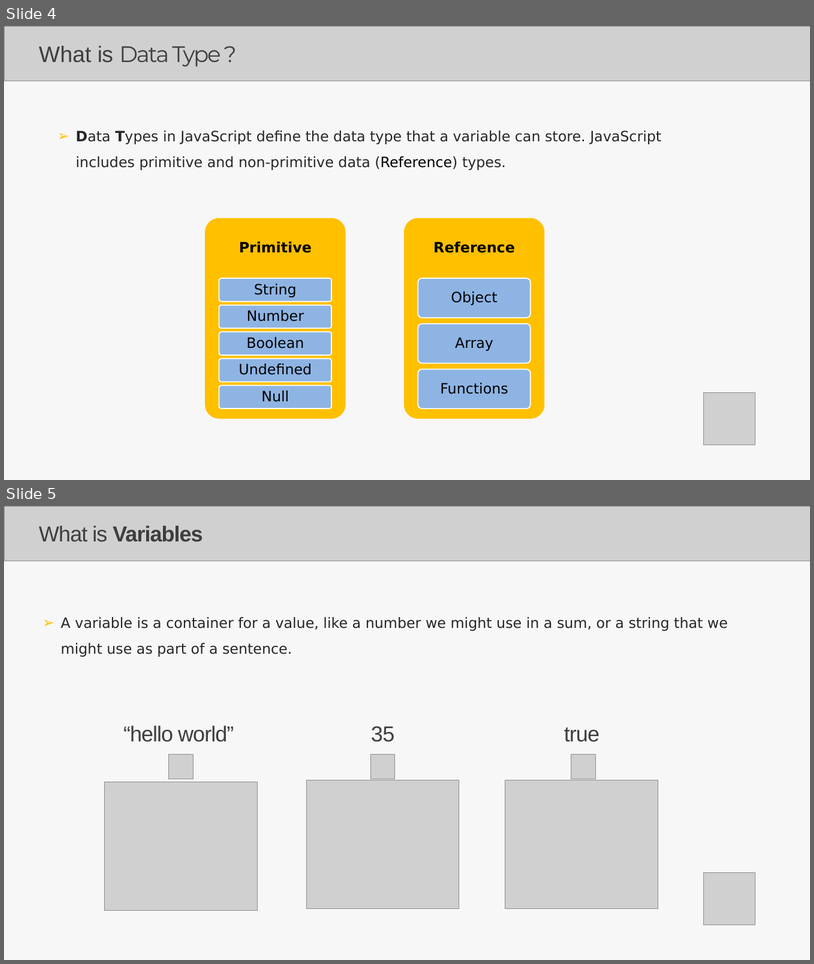
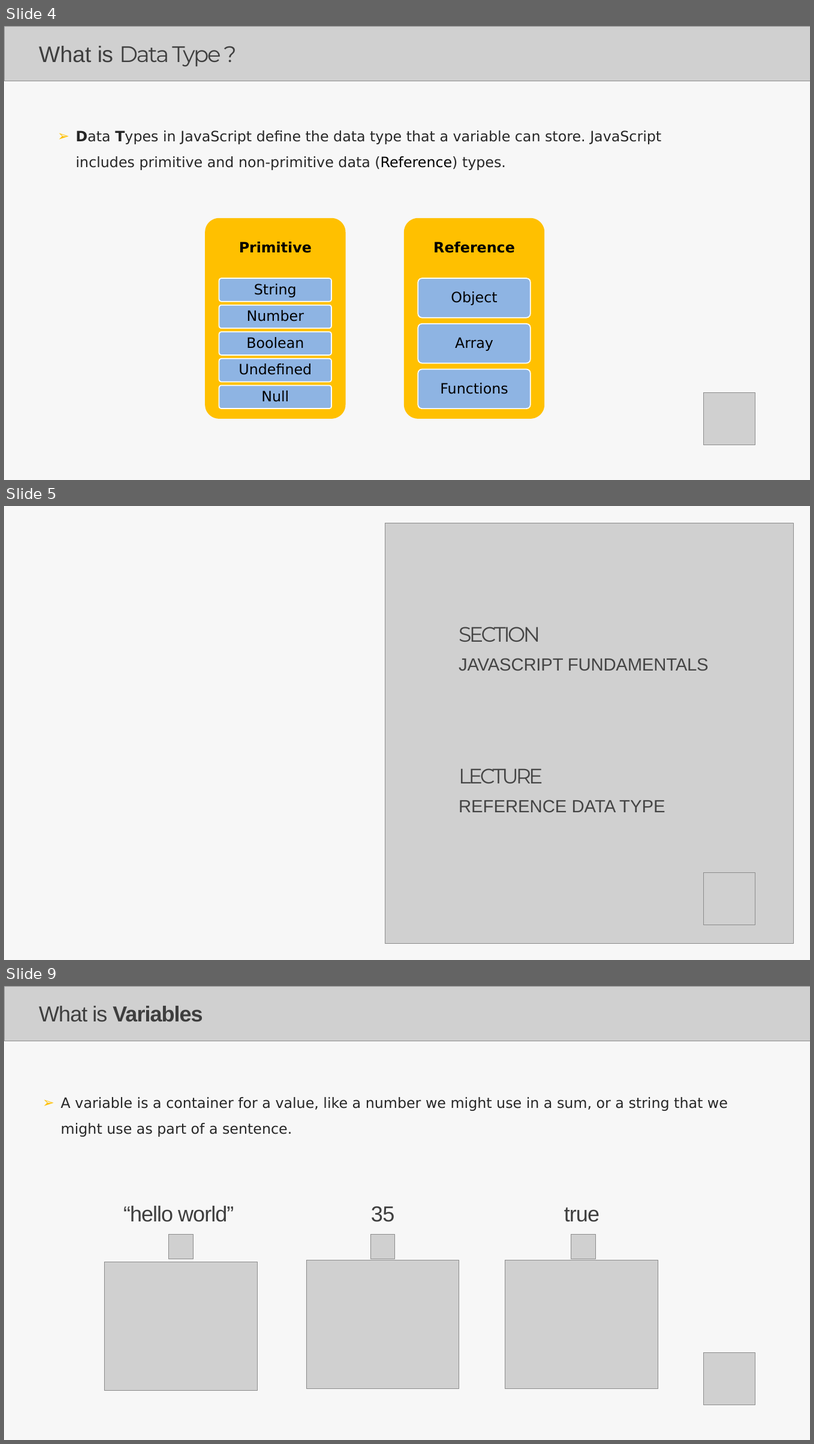
Before and after one commit to Aravindanchellam/UI-UX-Resources, a slide deck: Lecture_JS_TS.pptx. Shown one above the other, each under a label of ours: slides 4 and 5 before the commit, slides 4, 5 and 9 after it; the slides between them are not shown. The pictures are 814x964 and 814x1444 pixels, drawn with LibreOffice and Linux fonts; fonts in the diff are those of the drawing; grey boxes stand for pictures. Boxes give left, top, right and bottom in pixels: in the first picture for what was removed or moved away, otherwise in the second. Text is boxed around its words. In the diff, an @@ line names an element or a change of style, - is before the commit and + after.

```diff
--- a/Lecture_JS_TS.pptx
+++ b/Lecture_JS_TS.pptx
@@ slide 5 added at <box>4,506,810,960</box>, background #FFFFFF; not listed: 1 template element that a slide beside it also shows @@
@@ picture added at <box>386,523,794,943</box> @@
@@ title added at <box>459,627,540,642</box>, 41 pt, text #444444 @@
+SECTION
@@ text added at <box>459,658,709,670</box>, 34.5 pt, text #444444 @@
+JAVASCRIPT FUNDAMENTALS
@@ text added at <box>459,768,665,812</box>, 34.5 pt, text #444444 @@
+LECTURE
+REFERENCE DATA TYPE
@@ picture added at <box>704,873,756,924</box> @@
@@ what was slide 5 is now slide 9 @@
```
Also in this commit, not shown: 5 slides changed, 16 other slides added, 1 slide removed, 1 other file.
